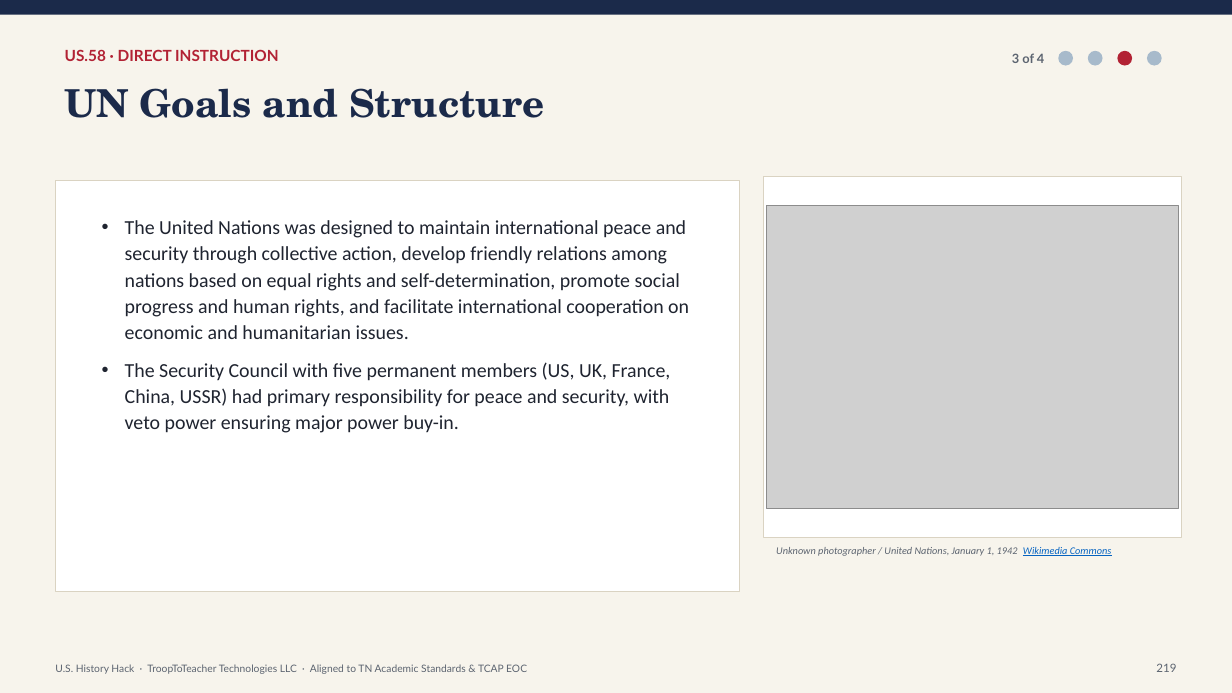
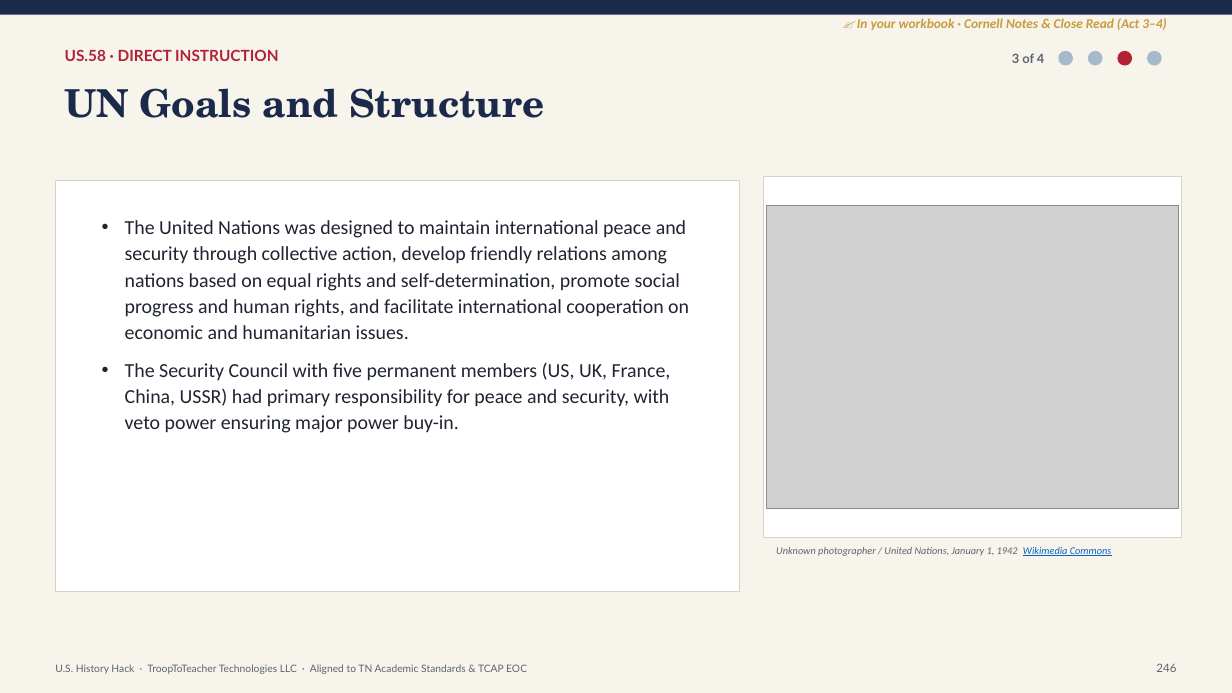
Before and after one commit to Trooptoteacher/trooptoteacher-history, a slide deck: slide 247 of 00_START_HERE/UNIT6_DECKS_BUILD/Unit6_Teacher_Deck_CourseStandard.pptx (slide 246 before the commit). Drawn at 1232x693 pixels with LibreOffice and Linux fonts; fonts in the diff are those of the drawing; grey boxes stand for pictures. Boxes give left, top, right and bottom in pixels: in the first picture for what was removed or moved away, otherwise in the second. Text is boxed around its words. In the diff, an @@ line names an element or a change of style, - is before the commit and + after.

```diff
--- a/00_START_HERE/UNIT6_DECKS_BUILD/Unit6_Teacher_Deck_CourseStandard.pptx
+++ b/00_START_HERE/UNIT6_DECKS_BUILD/Unit6_Teacher_Deck_CourseStandard.pptx
@@ text added at (x1=857, y1=18, x2=1166, y2=30), 10.5 pt, text #C89B3C, bold, italic @@
+✍ In your workbook · Cornell Notes & Close Read (Act 3–4)
@@ text at (x1=1156, y1=663, x2=1176, y2=672): text changed @@
-219
+246
```
Also in this commit, not shown: 248 other slides changed, 2 other files.
